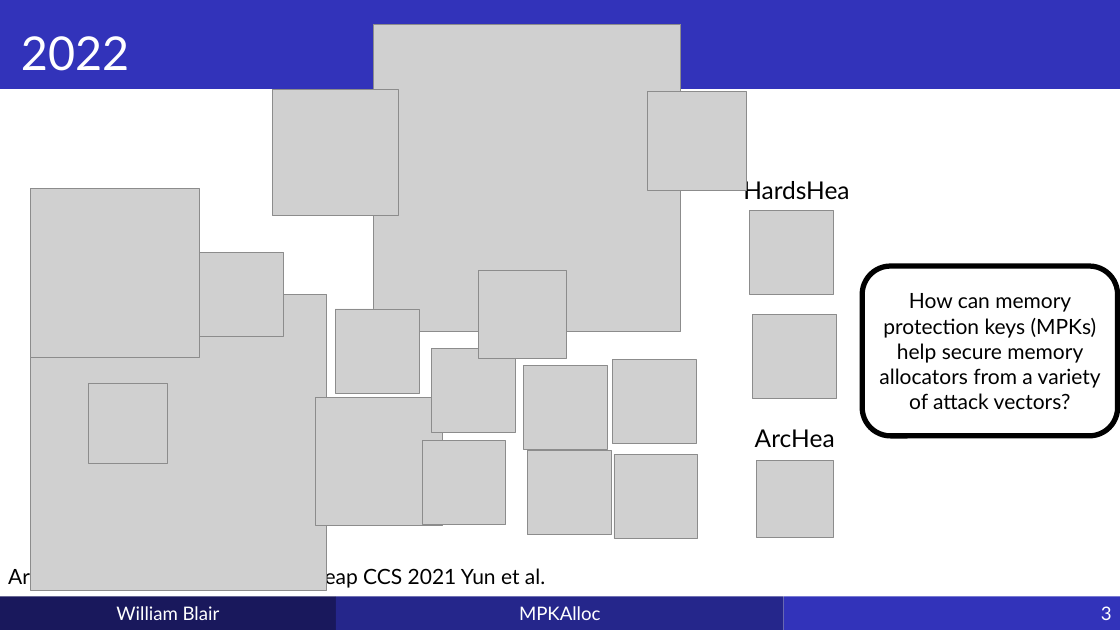
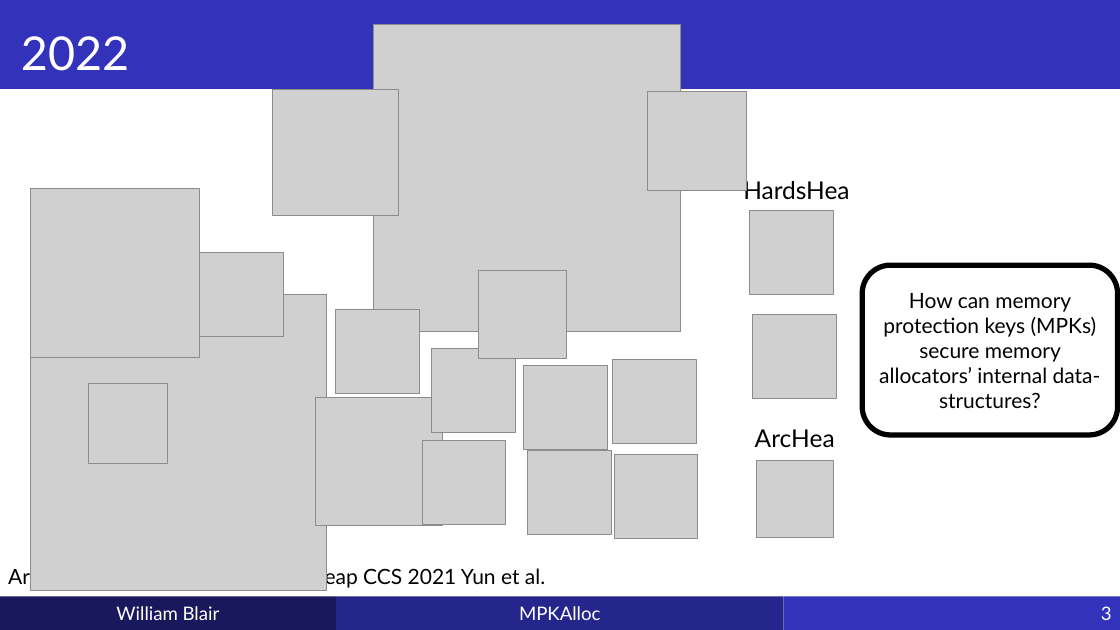
Before and after one commit to wdblair/wdblair.github.io, a slide deck: slide 3 of static/mpkalloc.pptx. Drawn at 1120x630 pixels with LibreOffice and Linux fonts; fonts in the diff are those of the drawing; grey boxes stand for pictures. Boxes give left, top, right and bottom in pixels: in the first picture for what was removed or moved away, otherwise in the second. Text is boxed around its words. In the diff, an @@ line names an element or a change of style, - is before the commit and + after.

Commit message:
Add data to homepage.

```diff
--- a/static/mpkalloc.pptx
+++ b/static/mpkalloc.pptx
@@ text in rounded rectangle at (879,293,1101,408): text changed @@
-How can memory protection keys (MPKs) help secure memory allocators from a variety of attack vectors?
+How can memory protection keys (MPKs) secure memory allocators’ internal data-structures?
```
Also in this commit, not shown: 4 other slides changed, 1 other file.
